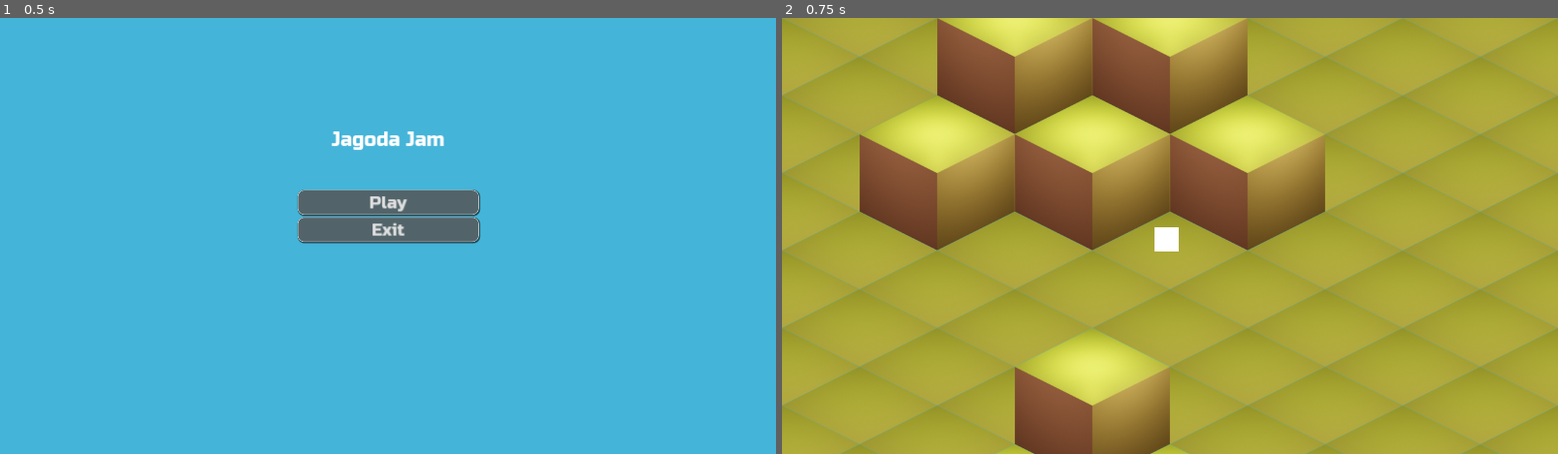
Above: before the commit, frames 1-2 (left to right).
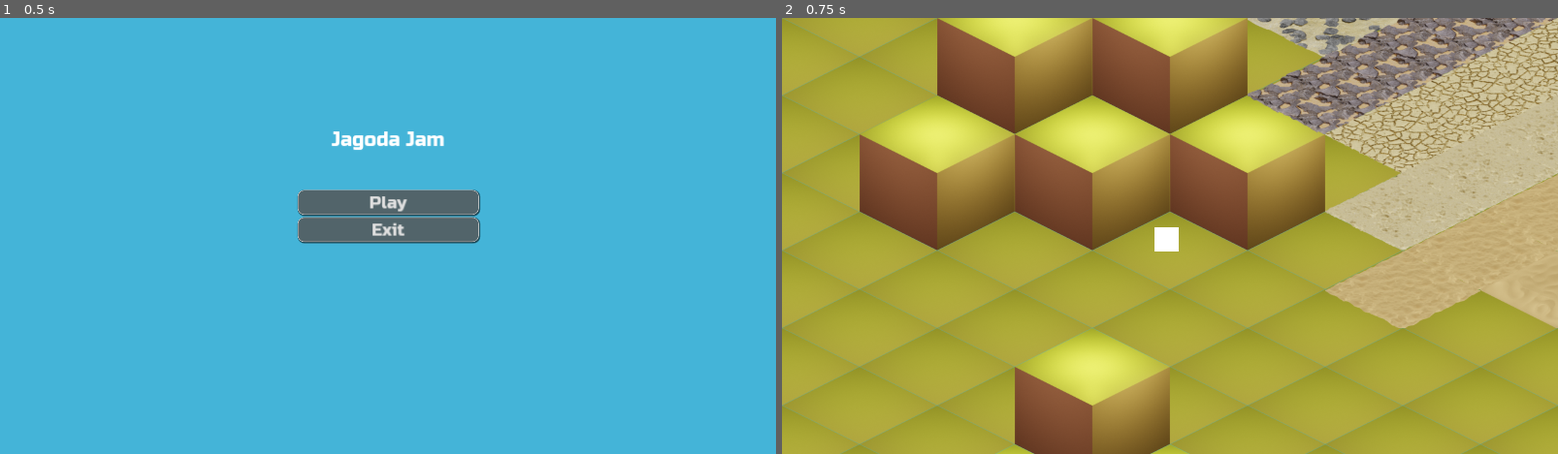
Above: after the commit, the same moments.

Repository: lorentzo/jagoda-jam
Game: Godot game, scene res://Scenes/MainMenu.tscn
Same seed, same stepped clock (60 frames per second), same inputs: the game is played once before the commit and once after it.
Inputs:
- Up to frame 1 (0.5 s): no input
- Up to frame 2 (0.75 s): click "Play" at 0.5 s

Frame 1 is identical in both runs. In frame 2, 20% of the frame differs, in the area x 60-100%, y 0-72%.

Commit message:
adding base island tiles to game.tscn

Diff:
--- a/jagoda/Scenes/Game.tscn
+++ b/jagoda/Scenes/Game.tscn
@@ -1,10 +1,11 @@
-[gd_scene load_steps=2 format=3 uid="uid://nh83q11yvjf3"]
+[gd_scene load_steps=3 format=3 uid="uid://nh83q11yvjf3"]
 
 [ext_resource type="TileSet" uid="uid://w0c2ecnn5xx8" path="res://Assets/Tiles/TilesBlocking/TilesBlockingTileMap.tres" id="1_0fixn"]
+[ext_resource type="TileSet" uid="uid://dmq0717soltvq" path="res://Assets/Tiles/BaseIslandTiles/BaseIslandTileMap.tres" id="2_jve5p"]
 
 [node name="Game" type="Node2D"]
 
-[node name="TileMap" type="TileMap" parent="."]
+[node name="TileMapBlocking" type="TileMap" parent="."]
 y_sort_enabled = true
 tile_set = ExtResource("1_0fixn")
 format = 2
@@ -18,3 +19,10 @@
 offset_bottom = 385.0
 size_flags_horizontal = 4
 size_flags_vertical = 4
+
+[node name="TileMapIslandBase" type="TileMap" parent="."]
+y_sort_enabled = true
+tile_set = ExtResource("2_jve5p")
+format = 2
+layer_0/y_sort_enabled = true
+layer_0/tile_data = PackedInt32Array(327685, 0, 0, 262150, 0, 0, 262148, 2, 0, 196612, 2, 0, 131077, 2, 0, 393221, 0, 0, 196613, 1, 0, 262149, 1, 0, 327684, 1, 0, 327683, 2, 0, 65540, 3, 0, 131076, 3, 0, 196611, 3, 0, -65532, 4, 0, 4, 4, 0, 65539, 4, 0, -131068, 5, 0, -65533, 5, 0, 3, 5, 0, -196605, 6, 0, -131069, 6, 0, -262140, 6, 0)
